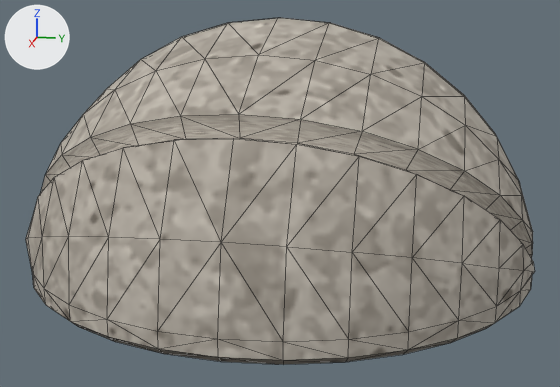
Before and after pictures for a commit that changed the glTF model www/models/layouts/GB_017_018_034_035_wall_top_rounded_corner.glb.
One viewpoint serves both versions: a 50 mm lens placed at (0.772, 0.226, 0.396), pointed at (-0.191, 0.033, 0.155). Arrows for +X, +Y and +Z are at upper left; the lights stay in place. Mesh edges are drawn as thin lines. Vertices at the same position are counted once.

In view in the first picture: 'GB_017_018_034_035_wall_top_rounded_corner'.
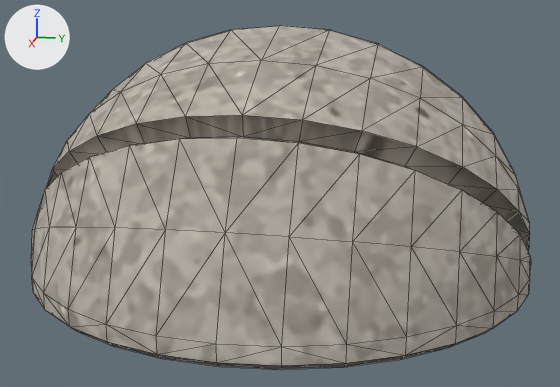
Where the change shows, as pixel boxes [x1, y1, x2, y2] in the pictures (560 x 387 px; the box of a moved part takes in the faces that stretch with it):
'GB_017_018_034_035_wall_top_rounded_corner', reshaped: before [26, 18, 535, 364]; after [31, 25, 531, 369]
part 1 of me_cylinder_006, moved or reshaped: before [26, 239, 534, 360]; after [31, 25, 531, 366]
part 2 of me_cylinder_006, surface changed: before [26, 18, 535, 364]; after [32, 25, 531, 369]

The change, as a list of edits to the scene's bpy script:
```text
Change me_cylinder_006:
    used by ob_gb_017_018_034_035_wall_top_rounded_corner; location = (0.0, 0.0, 0.0)
    remove me_cylinder_006.from_pydata(...)  # 186 vertices, 368 faces; spans x -0.375..-0.003, y -0.375..0.375, z -0.001..0.375
    add me_cylinder_006.from_pydata(...)  # 186 vertices, 368 faces; spans x -0.388..0.003, y -0.371..0.371, z -0.004..0.364
    me_cylinder_006 part 1: 186 of 186 vertices moved; they spanned x -0.375..-0.003, y -0.375..0.375, z -0.001..0.375 and now span x -0.388..0.003, y -0.371..0.371, z -0.004..0.364; mean shift (-0.008, 0.0, 0.0); largest move (-0.364, 0.0, 0.01) -> (-0.342, 0.0, -0.004)
    me_cylinder_006 part 2: 312 kept faces spanning x -0.388..0.003, y -0.371..0.371, z -0.004..0.364 get new texture (UV) coordinates
```
